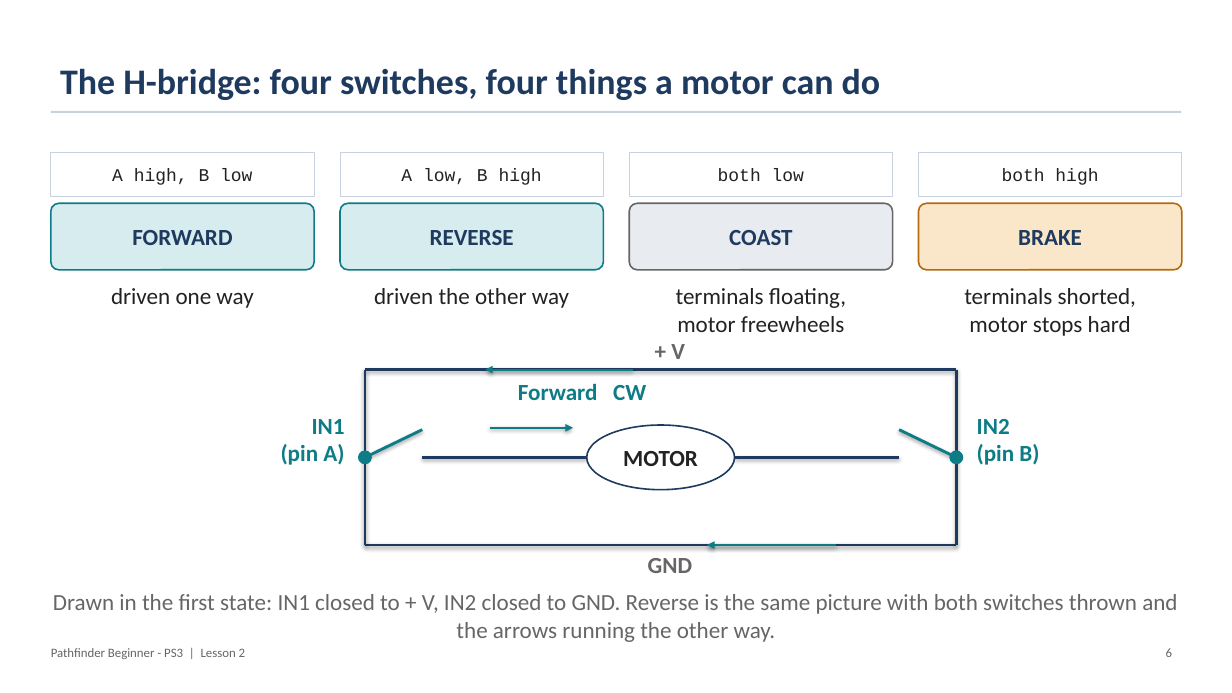
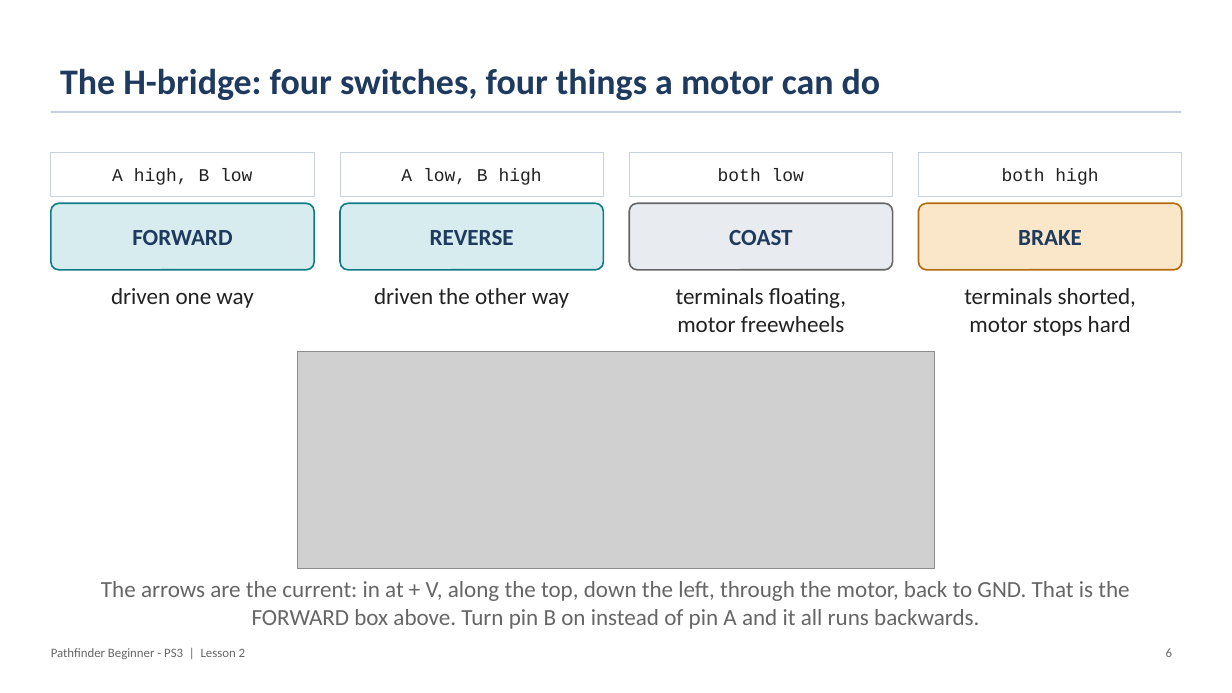
Before and after one commit to PorpoiseRobotics/porpoise-robotics, a slide deck: slide 6 of ground-vehicle/docs/courses/beginner-ps3/l2_motor_control.pptx. Drawn at 1232x693 pixels with LibreOffice and Linux fonts; fonts in the diff are those of the drawing; grey boxes stand for pictures. Boxes give left, top, right and bottom in pixels: in the first picture for what was removed or moved away, otherwise in the second. Text is boxed around its words. In the diff, an @@ line names an element or a change of style, - is before the commit and + after.

```diff
--- a/ground-vehicle/docs/courses/beginner-ps3/l2_motor_control.pptx
+++ b/ground-vehicle/docs/courses/beginner-ps3/l2_motor_control.pptx
@@ picture added at bbox=[298, 351, 934, 568] @@
@@ text removed at bbox=[671, 344, 685, 359] @@
-+ V
@@ line removed from (365, 370) to (957, 370) @@
@@ line removed from (365, 370) to (365, 545) @@
@@ arrow removed from (633, 370) to (485, 370) @@
@@ text removed at bbox=[518, 383, 646, 400] @@
-Forward CW
@@ line removed from (957, 370) to (957, 545) @@
@@ text removed at bbox=[281, 419, 345, 465] @@
-IN1
-(pin A)
@@ text removed at bbox=[977, 419, 1039, 465] @@
-IN2
-(pin B)
@@ line removed from (365, 457) to (422, 430) @@
@@ arrow removed from (490, 428) to (573, 428) @@
@@ ellipse removed at bbox=[587, 425, 735, 490] @@
-MOTOR
@@ line removed from (957, 457) to (899, 430) @@
@@ ellipse removed at bbox=[359, 451, 372, 464] @@
@@ line removed from (422, 457) to (587, 457) @@
@@ line removed from (735, 457) to (899, 457) @@
@@ ellipse removed at bbox=[950, 451, 963, 464] @@
@@ line removed from (365, 545) to (957, 545) @@
@@ text removed at bbox=[648, 558, 692, 573] @@
-GND
@@ arrow removed from (836, 545) to (707, 545) @@
@@ text at bbox=[101, 581, 1129, 629]: text changed @@
-Drawn in the first state: IN1 closed to + V, IN2 closed to GND. Reverse is the same picture with both switches thrown and the arrows running the other way.
+The arrows are the current: in at + V, along the top, down the left, through the motor, back to GND. That is the FORWARD box above. Turn pin B on instead of pin A and it all runs backwards.
```
Also in this commit, not shown: 19 other files.
